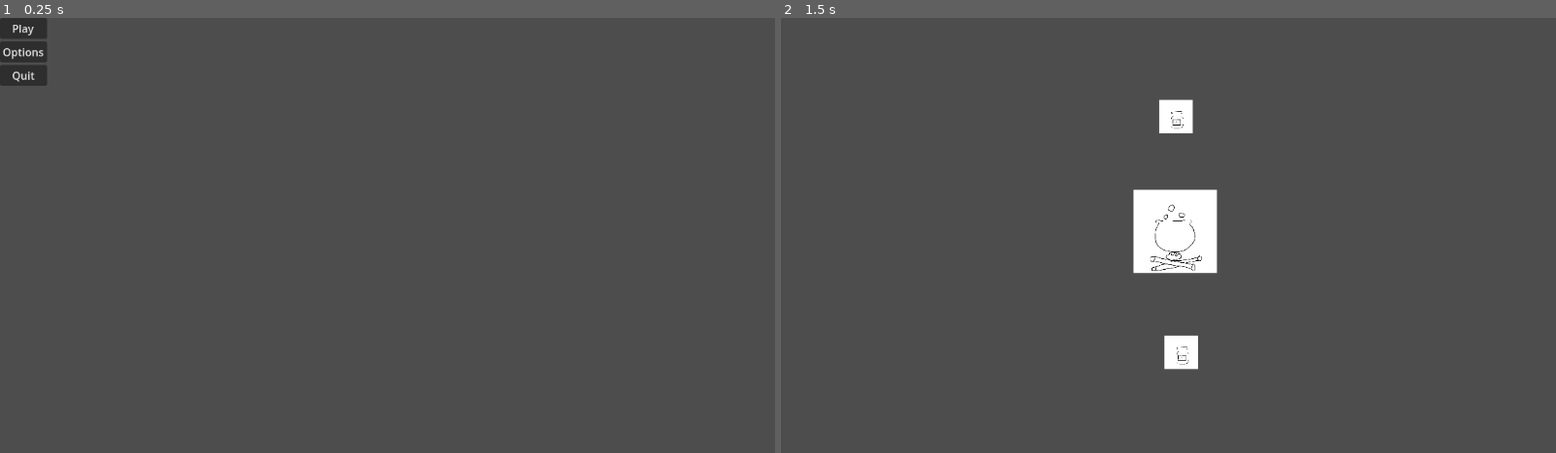
Above: before the commit, frames 1-2 (left to right).
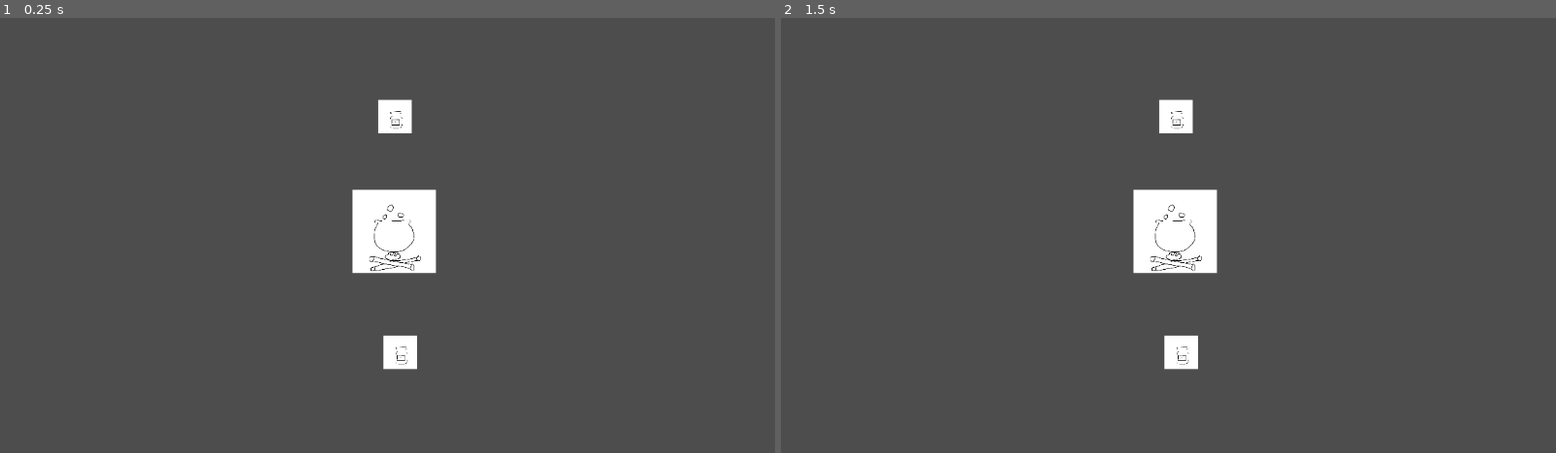
Above: after the commit, the same moments.

Repository: IFlewDowntheStairsOnce/AFK_Atelier
Game: Godot game, scene res://scenes/game.tscn
Two runs of this game, one before a commit and one after it. Both use one fixed random seed, a clock stepped at 60 frames per second and the inputs below. Before the commit the project starts from res://scenes/menus/main_menu.tscn.
Inputs (mouse positions are in pixels of both pictures, inside the frame that each line leads up to):
- Up to frame 1 (0.25 s): no input
- Up to frame 2 (1.5 s): click (804, 26) at 0.5 s, where only the run before the commit has a clickable "Play"; tap Enter at 1.25 s; move the mouse to (1176, 231) at 1.27 s; click (1176, 231) at 1.35 s

The runs differ from the first frame. In frame 1, 3.6% of the frame differs, in the area x 0-57%, y 0-81%; in frame 2, nothing differs.

Commit message:
Set the game scene to the main scene

Diff:
--- a/project.godot
+++ b/project.godot
@@ -11,7 +11,7 @@
 [application]
 
 config/name="AFK Atalier"
-run/main_scene="res://scenes/menus/main_menu.tscn"
+run/main_scene="res://scenes/game.tscn"
 config/features=PackedStringArray("4.3", "Forward Plus")
 config/icon="res://icon.svg"
 
